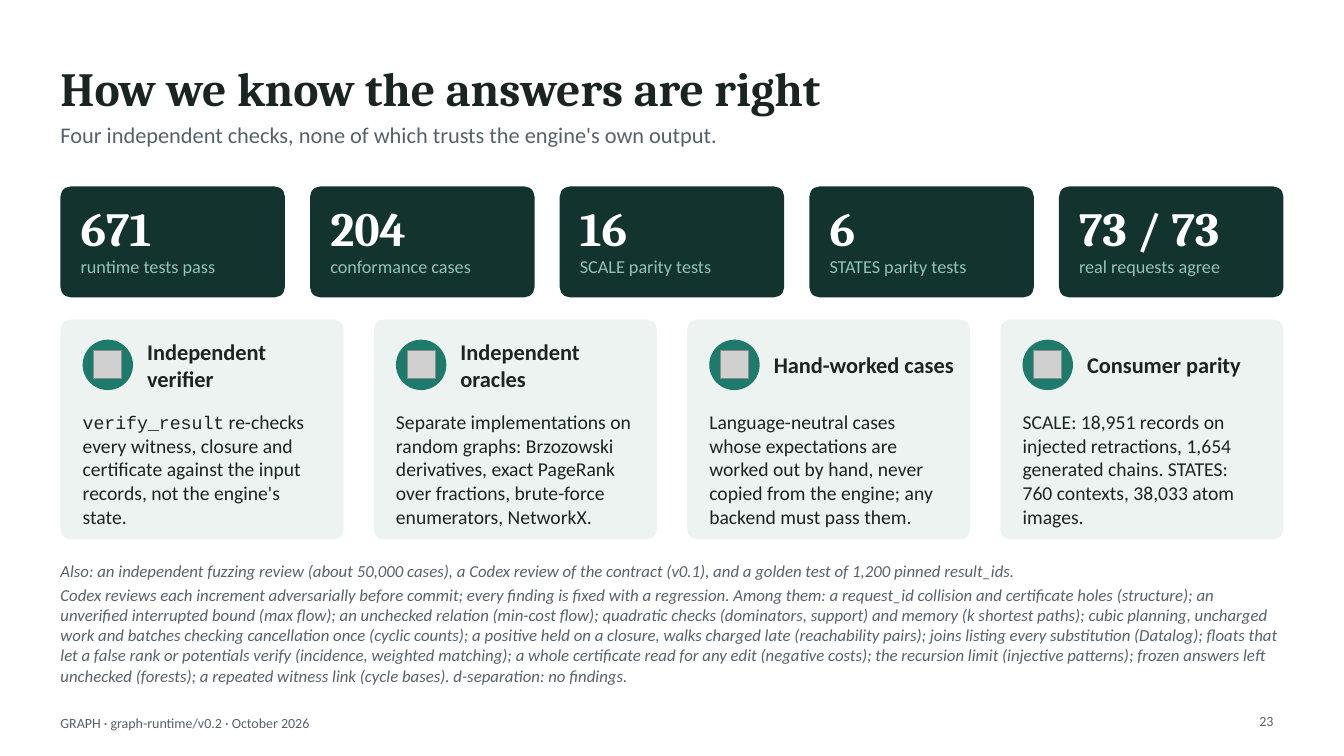
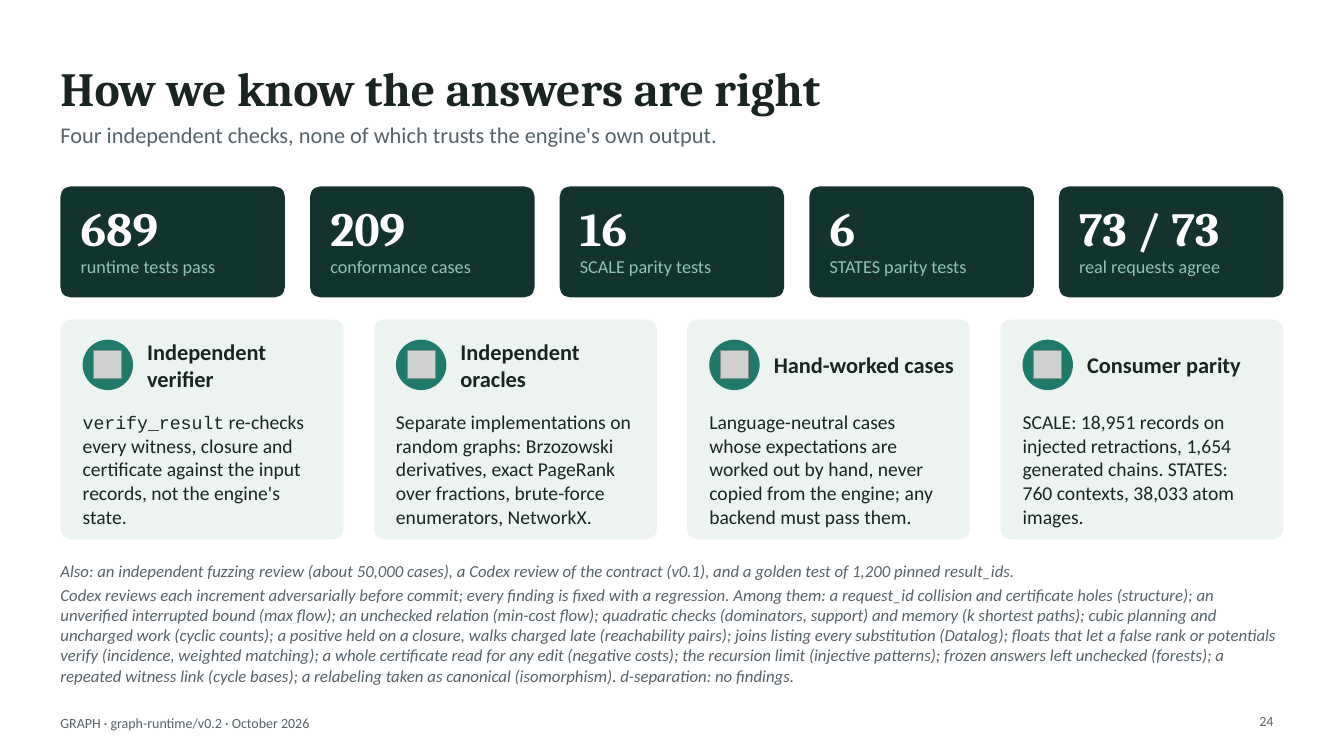
Before and after one commit to hlxin/graph, a slide deck: slide 24 of docs/GRAPH_slides.pptx (slide 23 before the commit). Drawn at 1344x756 pixels with LibreOffice and Linux fonts; fonts in the diff are those of the drawing; grey boxes stand for pictures. Boxes give left, top, right and bottom in pixels: in the first picture for what was removed or moved away, otherwise in the second. Text is boxed around its words. In the diff, an @@ line names an element or a change of style, - is before the commit and + after.

```diff
--- a/docs/GRAPH_slides.pptx
+++ b/docs/GRAPH_slides.pptx
@@ text at (x1=81, y1=213, x2=158, y2=247): text changed @@
-671
+689
@@ text at (x1=330, y1=213, x2=405, y2=247): text changed @@
-204
+209
@@ text at (x1=60, y1=589, x2=1276, y2=685): text changed @@
-Codex reviews each increment adversarially before commit; every finding is fixed with a regression. Among them: a request_id collision and certificate holes (structure); an unverified interrupted bound (max flow); an unchecked relation (min-cost flow); quadratic checks (dominators, support) and memory (k shortest paths); cubic planning, uncharged work and batches checking cancellation once (cyclic counts); a positive held on a closure, walks charged late (reachability pairs); joins listing every substitution (Datalog); floats that let a false rank or potentials verify (incidence, weighted matching); a whole certificate read for any edit (negative costs); the recursion limit (injective patterns); frozen answers left unchecked (forests); a repeated witness link (cycle bases). d-separation: no findings.
+Codex reviews each increment adversarially before commit; every finding is fixed with a regression. Among them: a request_id collision and certificate holes (structure); an unverified interrupted bound (max flow); an unchecked relation (min-cost flow); quadratic checks (dominators, support) and memory (k shortest paths); cubic planning and uncharged work (cyclic counts); a positive held on a closure, walks charged late (reachability pairs); joins listing every substitution (Datalog); floats that let a false rank or potentials verify (incidence, weighted matching); a whole certificate read for any edit (negative costs); the recursion limit (injective patterns); frozen answers left unchecked (forests); a repeated witness link (cycle bases); a relabeling taken as canonical (isomorphism). d-separation: no findings.
@@ page number at (x1=1259, y1=717, x2=1273, y2=726): text changed @@
-23
+24
```
Also in this commit, not shown: 7 other slides changed, 1 slide added, 3 other files.
